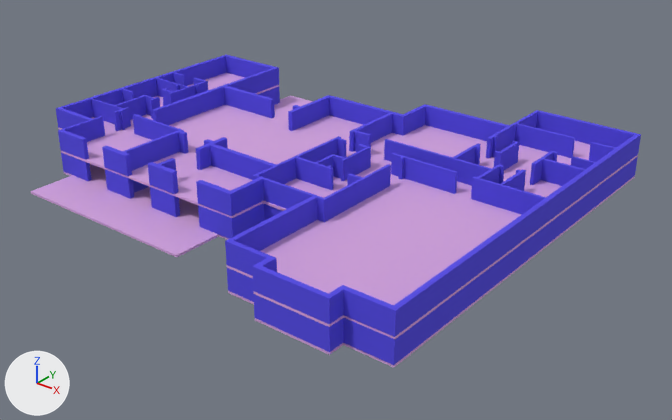
The FBX model Assets/Models/Mansion.fbx: old version first, new version second.
Camera for both pictures: a 50 mm lens placed at (108.2, -121.0, 74.6), pointed at (11.0, 0.5, -0.8). The axes (+X, +Y, +Z) are drawn at lower left. The lights are the same throughout. Where no turn or scale is listed for an object, it has been applied to the vertices.

Before the edit, the objects in view are built like this:
```python
me_cube_001 = bpy.data.meshes.new('Cube.001')
me_cube_001.from_pydata(...)  # 976 vertices, 966 faces; spans x -1.0..95.5, y -69.2..12.0, z -1.0..2.9
me_cube_001.materials.append(mat_wall)  # blue #5248e7
me_cube_003 = bpy.data.meshes.new('Cube.003')
me_cube_003.from_pydata(...)  # 976 vertices, 966 faces; spans x -51.2..45.3, y -42.6..38.6, z -2.0..2.0
me_cube_003.materials.append(mat_wall)  # blue #5248e7
me_cube_004 = bpy.data.meshes.new('Cube.004')
me_cube_004.from_pydata(...)  # 208 vertices, 208 faces; spans x -58.1..38.3, y -39.0..42.2, z -0.2..0.2
me_cube_004.materials.append(mat_floor)  # purple #ddb1e7
ob_floor_002 = bpy.data.objects.new('Floor.002', me_cube_004)
ob_floor_002.location = (13.1, -2.0, 7.8)
ob_wall_001 = bpy.data.objects.new('Wall.001', me_cube_001)
ob_wall_001.location = (-44.1, 28.3, 4.7)
ob_wall_002 = bpy.data.objects.new('Wall.002', me_cube_003)
ob_wall_002.location = (6.1, 1.6, 10.0)
# also in view: 'Floor.001' at (3.2, -0.4, 3.4)
```
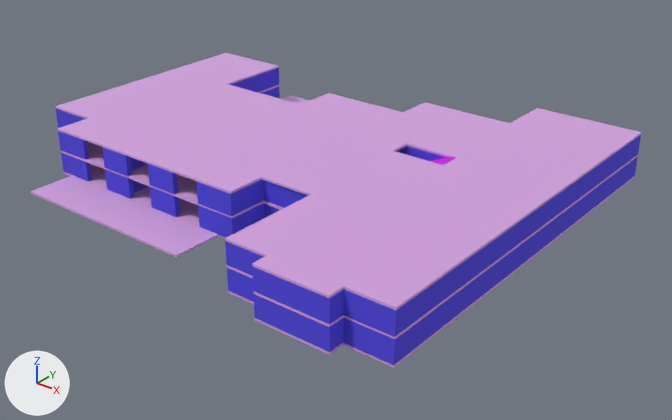
Commit message: Mansion again

What differs and where, as boxes [x1, y1, x2, y2] in the pictures (672 x 420 px):
'Floor.003', added: after [55, 53, 641, 310]
'Stair.002', added: after [431, 157, 456, 165]
'Wall.002', unchanged, covered by the edit: before [56, 55, 641, 337]; after [56, 68, 641, 337]
'Floor.002', unchanged, covered by the edit: before [58, 73, 638, 339]; after [58, 85, 638, 339]

What the commit changed:
Mesh me_cube_008 is new.
It has 120 vertices, 118 faces and spans x -6.61..3.61, y -2.55..2.55, z -1.56..2.82.
It uses material mat_stair (pink #d809e7).
Object 'Stair.002' (ob_stair_002) is new; it shows me_cube_008.
Its location is (27.4, 6.4, 9.6).
Object 'Floor.003' (ob_floor_003) is new; it shows a copy of the mesh of ob_floor_002.
Its location is (13.1, -2.0, 12.2).
